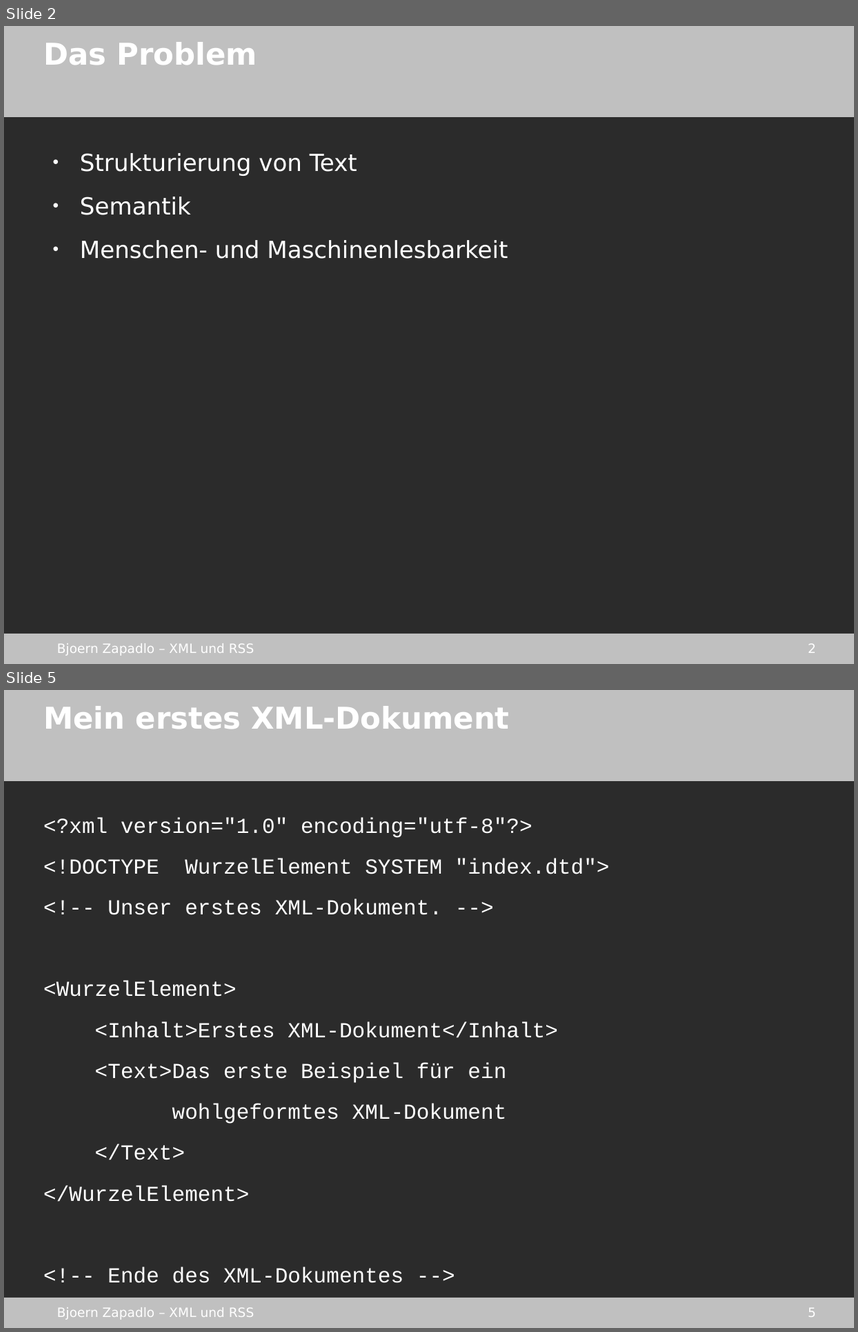
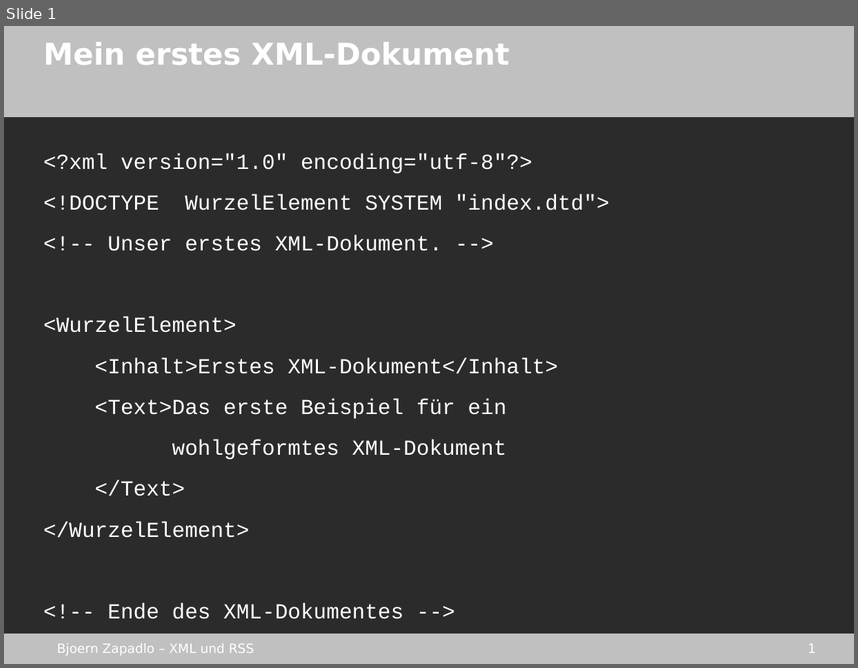
Before and after one commit to gmb2012/sae-xml_rss, a slide deck: stuff/xml_rss.odp. Shown one above the other, each under a label of ours: slides 2 and 5 before the commit, slide 1 after it; the slides between them are not shown. The pictures are 858x1332 and 858x668 pixels, drawn with LibreOffice and Linux fonts; fonts in the diff are those of the drawing; background and template pictures are left out; a plain dark background stands for a picture behind light text. Boxes give left, top, right and bottom in pixels: in the first picture for what was removed or moved away, otherwise in the second. Text is boxed around its words. In the diff, an @@ line names an element or a change of style, - is before the commit and + after.

```diff
--- a/stuff/xml_rss.odp
+++ b/stuff/xml_rss.odp
@@ slide 2 removed at (4, 26, 854, 664), background picture (left out); not listed: 4 template elements that a slide beside it also shows @@
@@ title removed at (43, 42, 257, 65) @@
-Das Problem
@@ text removed at (80, 153, 508, 259) @@
-● Strukturierung von Text
-● Semantik
-● Menschen- und Maschinenlesbarkeit
@@ what was slide 5 is now slide 1 @@
@@ page number at (808, 644, 816, 653): text changed @@
-5
+1
```
Also in this commit, not shown: 1 slide added, 3 other slides removed, 1 other file.
